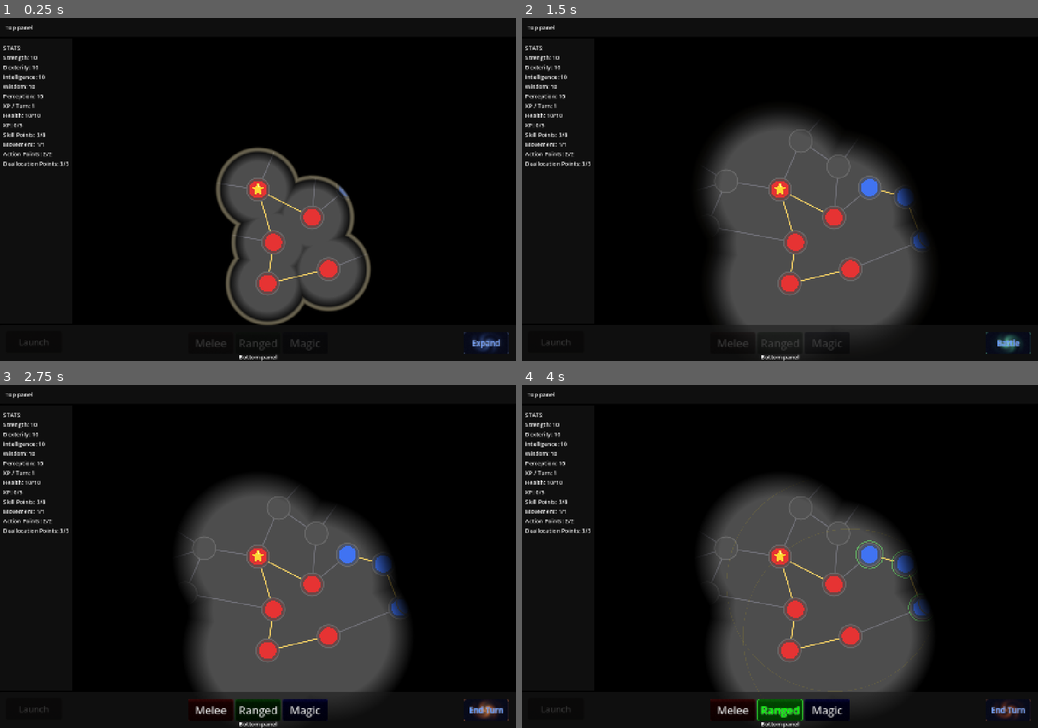
Above: before the commit, frames 1-4 (two rows, left to right).
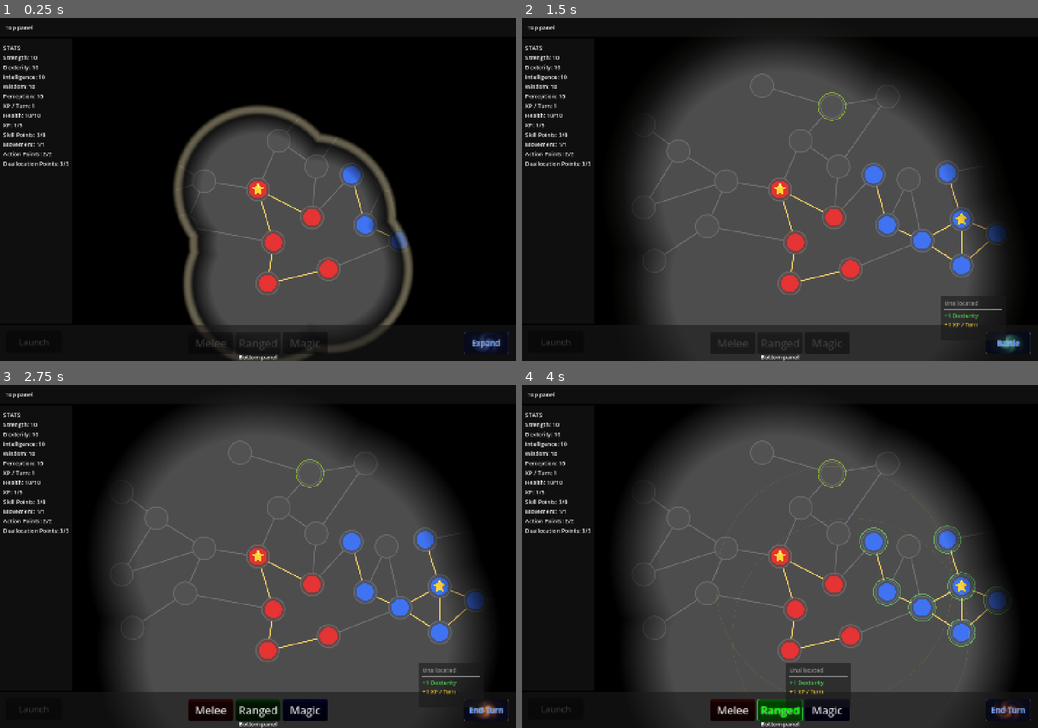
Above: after the commit, the same moments.

Repository: Koaieus/skill-tree-of-life
Game: Godot game, scene res://scenes/dev_sandbox.tscn
Same seed, same stepped clock (60 frames per second), same inputs: the game is played once before the commit and once after it.
Inputs (mouse positions are in pixels of both pictures, inside the frame that each line leads up to):
- Up to frame 1 (0.25 s): no input
- Up to frame 2 (1.5 s): tap Enter at 0.5 s; drag from (780, 189) to (831, 107) at 0.52 s; click "Expand" at 1.25 s
- Up to frame 3 (2.75 s): click "Battle" at 2 s
- Up to frame 4 (4 s): click "Melee" at 2.75 s; click "Ranged" at 3.5 s

The runs differ from the first frame. In frame 1, 16% of the frame differs, in the area x 2-81%, y 25-100%; in frame 2, 35%; in frame 3, 36%; in frame 4, 38%, in the area x 2-95%, y 5-100%.

Commit message:
fix(stats,entity): unbreak modifier loads and turn-manager discovery
Two bugs that together masked xp_per_turn upkeep on every entity:

- StatModifierDef.value setter was inverted (`if v == value` only assigned
  when there was no change), so every .tres-loaded modifier silently stayed
  at 0. Vision/HP/XP node mods all no-op'd.
- Entity._find_turn_manager walked ancestor `get_children()`, but
  TurnManager lives at Graph/Systems/TurnManager — never a direct child of
  an Entity ancestor. `turn_started` was never connected, so XP/AP/DP
  upkeep never fired. TurnManager now joins group `"turn_manager"` in
  `_enter_tree`; Entity discovers via group lookup, depth-independent.

Also: document PoolStatDef.deduct_old_max (XP-style vs HP-style growth),
drop a stray `# grow` comment, and note discovery in the turn-manager rule.

Co-Authored-By: Claude Opus 4.7 <noreply@anthropic.com>

Diff:
--- a/entity/default_entity_board.tres
+++ b/entity/default_entity_board.tres
@@ -206,7 +206,7 @@
 resource_name = "vision_range"
 script = ExtResource("2_scalar")
 definition = ExtResource("def_vision_range")
-base_value = 300.0
+base_value = 400.0
 
 [sub_resource type="Resource" id="scalar_wisdom"]
 resource_name = "wisdom"
--- a/entity/entity.gd
+++ b/entity/entity.gd
@@ -102,10 +102,13 @@
 func _on_xp_replenished() -> void:
 	if stat_board == null or stat_board.xp == null:
 		return
-	var xp_pool := stat_board.xp
-	var old_max := int(xp_pool.value)
-	xp_pool.grow()
-	xp_pool.set_current(max(0.0, xp_pool.current - float(old_max)))
+	#var xp_pool := stat_board.xp
+	#var old_max := int(xp_pool.value)
+
+	## growth hooking moved to poolstat.. good idea?
+	#xp_pool.grow()
+	## deducting old max also no longer needed, part of pool stat config, .. good idea right?
+	#xp_pool.set_current(max(0.0, xp_pool.current - float(old_max)))
 
 	if stat_board.skill_points != null:
 		stat_board.skill_points.grant(1)
@@ -114,14 +117,12 @@
 	leveled_up.emit(level)
 
 
+## Group lookup beats a tree walk because TurnManager lives at
+## `Graph/Systems/TurnManager` — not a direct child of any Entity ancestor,
+## so a get_children() walk-up always missed it. TurnManager joins its group
+## in `_enter_tree`, which fires before any spawned entity's _ready.
 func _find_turn_manager() -> TurnManager:
-	var n: Node = self
-	while n != null:
-		for c in n.get_children():
-			if c is TurnManager:
-				return c as TurnManager
-		n = n.get_parent()
-	return null
+	return get_tree().get_first_node_in_group(TurnManager.GROUP) as TurnManager
 
 
 func _find_graph() -> Graph:
--- a/entity/modifiers/per_to_vision_range.tres
+++ b/entity/modifiers/per_to_vision_range.tres
@@ -1,7 +1,7 @@
-[gd_resource type="Resource" script_class="DerivedModifierDef" load_steps=3 format=3]
+[gd_resource type="Resource" script_class="DerivedModifierDef" format=3 uid="uid://cpq1g1frjdqel"]
 
-[ext_resource type="Script" path="res://stats_system/derived_modifier_def.gd" id="1_derived"]
-[ext_resource type="Script" path="res://stats_system/formulas/linear_formula.gd" id="2_linear"]
+[ext_resource type="Script" uid="uid://ix51i0mr6n8v" path="res://stats_system/derived_modifier_def.gd" id="1_derived"]
+[ext_resource type="Script" uid="uid://bp3s3wrx2o27j" path="res://stats_system/formulas/linear_formula.gd" id="2_linear"]
 
 [sub_resource type="Resource" id="formula_1"]
 script = ExtResource("2_linear")
@@ -10,7 +10,6 @@
 
 [resource]
 script = ExtResource("1_derived")
+formula = SubResource("formula_1")
 stat_id = &"vision_range"
 operation = 1
-formula = SubResource("formula_1")
-value = 0.0
--- a/scenes/dev_sandbox.tscn
+++ b/scenes/dev_sandbox.tscn
@@ -34,8 +34,9 @@
 [ext_resource type="Script" uid="uid://cioeeste4m3t0" path="res://stats_system/skill_point_stat.gd" id="27_4oa4u"]
 [ext_resource type="Resource" path="res://stats_system/defs/strength.tres" id="28_3dypl"]
 [ext_resource type="Resource" path="res://stats_system/defs/vision_range.tres" id="29_d7bkb"]
+[ext_resource type="Resource" path="res://stats_system/defs/range.tres" id="29_sdhs6"]
 [ext_resource type="Resource" path="res://stats_system/defs/wisdom.tres" id="30_jc1be"]
-[ext_resource type="Resource" path="res://stats_system/defs/xp.tres" id="31_54w3d"]
+[ext_resource type="Resource" uid="uid://b04rych6tmpxr" path="res://stats_system/defs/xp.tres" id="31_54w3d"]
 [ext_resource type="Resource" path="res://stats_system/defs/xp_per_turn.tres" id="32_v0kkn"]
 [ext_resource type="Resource" path="res://stats_system/defs/wound_heal_per_turn.tres" id="33_woundheal"]
 [ext_resource type="Resource" path="res://stats_system/defs/blade_size.tres" id="36_vybhe"]
@@ -149,6 +150,16 @@
 formula = SubResource("formula_str_to_blade_size")
 stat_id = &"blade_size"
 
+[sub_resource type="Resource" id="formula_dex_to_range"]
+script = ExtResource("16_8r5xj")
+source_stat_id = &"dexterity"
+
+[sub_resource type="Resource" id="mod_dex_to_range"]
+script = ExtResource("17_k8amt")
+formula = SubResource("formula_dex_to_range")
+stat_id = &"range"
+operation = 1
+
 [sub_resource type="Resource" id="pool_mana"]
 resource_name = "mana"
 script = ExtResource("8_umwfs")
@@ -179,6 +190,12 @@
 script = ExtResource("11_uulnk")
 definition = ExtResource("23_owpne")
 base_value = 10.0
+
+[sub_resource type="Resource" id="scalar_range"]
+resource_name = "range"
+script = ExtResource("11_uulnk")
+definition = ExtResource("29_sdhs6")
+base_value = 300.0
 
 [sub_resource type="Resource" id="scalar_sensor_range"]
 resource_name = "sensor_range"
@@ -203,7 +220,7 @@
 resource_name = "vision_range"
 script = ExtResource("11_uulnk")
 definition = ExtResource("29_d7bkb")
-base_value = 200.0
+base_value = 400.0
 
 [sub_resource type="Resource" id="scalar_wisdom"]
 resource_name = "wisdom"
@@ -248,10 +265,11 @@
 initiative_speed = SubResource("scalar_initiative_speed")
 vision_range = SubResource("scalar_vision_range")
 sensor_range = SubResource("scalar_sensor_range")
+range = SubResource("scalar_range")
 mana = SubResource("pool_mana")
 mana_per_turn = SubResource("scalar_mana_per_turn")
 blade_size = SubResource("scalar_blade_size")
-intrinsic_modifiers = Array[ExtResource("2_mod")]([SubResource("mod_per_to_vision"), SubResource("mod_int_to_mana"), SubResource("mod_int_to_mana_pt"), SubResource("mod_wis_to_xp_pt"), SubResource("mod_dex_to_sensor"), SubResource("mod_str_to_blade_size")])
+intrinsic_modifiers = Array[ExtResource("2_mod")]([SubResource("mod_per_to_vision"), SubResource("mod_int_to_mana"), SubResource("mod_int_to_mana_pt"), SubResource("mod_wis_to_xp_pt"), SubResource("mod_dex_to_sensor"), SubResource("mod_str_to_blade_size"), SubResource("mod_dex_to_range")])
 
 [sub_resource type="Resource" id="Resource_ubc5n"]
 resource_name = "action_points"
@@ -834,11 +852,10 @@
 
 [node name="Up_Out" parent="Graph/Nodes" unique_id=1748015269 instance=ExtResource("9_skill")]
 position = Vector2(145, -232)
-input_pickable = false
 modifiers = Array[ExtResource("2_mod")]([SubResource("mod_dex_1"), SubResource("mod_xp_1")])
 
 [node name="Right_Out" parent="Graph/Nodes" unique_id=1524370075 node_paths=PackedStringArray("owned_by") instance=ExtResource("9_skill")]
-position = Vector2(250, -5)
+position = Vector2(261, -41)
 owned_by = NodePath("../../Entities/Enemy")
 modifiers = Array[ExtResource("2_mod")]([SubResource("mod_str_1"), SubResource("mod_xp_2")])
 
@@ -849,17 +866,14 @@
 
 [node name="Left_Out" parent="Graph/Nodes" unique_id=8800202 instance=ExtResource("9_skill")]
 position = Vector2(-283, -107)
-input_pickable = false
 modifiers = Array[ExtResource("2_mod")]([SubResource("mod_per_2")])
 
 [node name="SW" parent="Graph/Nodes" unique_id=8800203 instance=ExtResource("9_skill")]
 position = Vector2(-203, 103)
-input_pickable = false
 modifiers = Array[ExtResource("2_mod")]([SubResource("mod_int_2")])
 
 [node name="Bridge_E" parent="Graph/Nodes" unique_id=8800204 node_paths=PackedStringArray("owned_by") instance=ExtResource("9_skill")]
-position = Vector2(350, 21)
-input_pickable = false
+position = Vector2(299, 99)
 owned_by = NodePath("../../Entities/Enemy")
 modifiers = Array[ExtResource("2_mod")]([SubResource("mod_dex_1")])
 
@@ -870,12 +884,10 @@
 
 [node name="Enemy_Core" parent="Graph/Nodes" unique_id=8800206 node_paths=PackedStringArray("owned_by") instance=ExtResource("9_skill")]
 position = Vector2(507, 83)
-input_pickable = false
 owned_by = NodePath("../../Entities/Enemy")
 
 [node name="Enemy_N" parent="Graph/Nodes" unique_id=8800207 node_paths=PackedStringArray("owned_by") instance=ExtResource("9_skill")]
 position = Vector2(467, -47)
-input_pickable = false
 owned_by = NodePath("../../Entities/Enemy")
 
 [node name="Enemy_E" parent="Graph/Nodes" unique_id=8800208 node_paths=PackedStringArray("owned_by") instance=ExtResource("9_skill")]
@@ -885,22 +897,18 @@
 
 [node name="Enemy_S" parent="Graph/Nodes" unique_id=8800209 node_paths=PackedStringArray("owned_by") instance=ExtResource("9_skill")]
 position = Vector2(507, 213)
-input_pickable = false
 owned_by = NodePath("../../Entities/Enemy")
 
 [node name="Enemy_W" parent="Graph/Nodes" unique_id=8800210 node_paths=PackedStringArray("owned_by") instance=ExtResource("9_skill")]
 position = Vector2(397, 143)
-input_pickable = false
 owned_by = NodePath("../../Entities/Enemy")
 
 [node name="Watchtower" parent="Graph/Nodes" unique_id=9000001 instance=ExtResource("9_skill")]
 position = Vector2(300, -260)
-input_pickable = false
 modifiers = Array[ExtResource("2_mod")]([SubResource("mod_vision_100"), SubResource("mod_hp_3")])
 
 [node name="Juggler" parent="Graph/Nodes" unique_id=9000002 instance=ExtResource("9_skill")]
 position = Vector2(-50, -290)
-input_pickable = false
 modifiers = Array[ExtResource("2_mod")]([SubResource("mod_dex_3")])
 
 [node name="Spyglass" parent="Graph/Nodes" unique_id=9000003 instance=ExtResource("9_skill")]
@@ -910,17 +918,14 @@
 
 [node name="Library" parent="Graph/Nodes" unique_id=9000004 instance=ExtResource("9_skill")]
 position = Vector2(-380, 50)
-input_pickable = false
 modifiers = Array[ExtResource("2_mod")]([SubResource("mod_int_3"), SubResource("mod_wis_2")])
 
 [node name="Forge" parent="Graph/Nodes" unique_id=9000005 instance=ExtResource("9_skill")]
 position = Vector2(-350, 200)
-input_pickable = false
 modifiers = Array[ExtResource("2_mod")]([SubResource("mod_str_1"), SubResource("mod_hp_3")])
 
 [node name="Crossroads" parent="Graph/Nodes" unique_id=9000006 instance=ExtResource("9_skill")]
-position = Vector2(420, 130)
-input_pickable = false
+position = Vector2(359, -28)
 modifiers = Array[ExtResource("2_mod")]([SubResource("mod_xp_1"), SubResource("mod_mp_1")])
 
 [node name="Enemy_Tower" parent="Graph/Nodes" unique_id=9000007 instance=ExtResource("9_skill")]
--- a/stats_system/defs/xp.tres
+++ b/stats_system/defs/xp.tres
@@ -1,20 +1,15 @@
-[gd_resource type="Resource" script_class="PoolStatDef" load_steps=2 format=3]
+[gd_resource type="Resource" script_class="PoolStatDef" format=3 uid="uid://b04rych6tmpxr"]
 
 [ext_resource type="Script" uid="uid://tpd28s10cxxv" path="res://stats_system/pool_stat_def.gd" id="1_pool_stat_def"]
 
 [resource]
 script = ExtResource("1_pool_stat_def")
+heal_on_max_increase = false
+is_growable = true
+growth_flat = 5
 id = &"xp"
 display_name = "XP"
 description = "Experience pool toward the next level. Fills via xp_per_turn (and quests/kills later); fires Entity.leveled_up when full. Max grows on level-up via the growth formula."
-value_type = 0
-default_value = 0.0
 display_order = 21
 display_type = 1
 tint_color = Color(0.95, 0.8, 0.2, 1)
-min_value = 0
-is_growable = true
-heal_on_max_increase = false
-can_overflow = false
-growth_flat = 5
-growth_factor = 1.0
--- a/stats_system/pool_stat.gd
+++ b/stats_system/pool_stat.gd
@@ -18,6 +18,9 @@
 
 @export var current: float = 0.0
 
+
+var pool_definition: PoolStatDef:
+	get(): return definition as PoolStatDef
 
 func _init() -> void:
 	super()
@@ -42,6 +45,8 @@
 	if current <= floor_v:
 		depleted.emit()
 	elif was_below_cap and current >= cap:
+		if pool_definition.is_growable and cap > 0:
+			grow()
 		replenished.emit()
 
 
@@ -67,6 +72,8 @@
 	var old_max := int(get_value())
 	var new_max := roundi(float(old_max) * def.growth_factor + float(def.growth_flat))
 	var delta := new_max - old_max
+	if pool_definition.deduct_old_max:
+		deplete(old_max)
 	if delta == 0:
 		return 0
 	base_value += float(delta)
@@ -99,11 +106,11 @@
 		return
 	if current > new_max:
 		set_current(new_max)
-	elif (definition is PoolStatDef) and (definition as PoolStatDef).heal_on_max_increase:
+	elif pool_definition is PoolStatDef and pool_definition.heal_on_max_increase:
 		set_current(current + (new_max - old_max))
 
 
 func _min_value() -> int:
 	if definition is PoolStatDef:
-		return (definition as PoolStatDef).min_value
+		return pool_definition.min_value
 	return 0
--- a/stats_system/pool_stat_def.gd
+++ b/stats_system/pool_stat_def.gd
@@ -7,13 +7,20 @@
 ## is the separate ephemeral game state.
 
 @export var min_value: int = 0
+@export var heal_on_max_increase: bool = true
+
+
+@export_group('Growth')
+
+## If on: PoolStat calls `grow()` when `replenished`, using formula below
 @export var is_growable: bool = false
-@export var heal_on_max_increase: bool = true
-@export var can_overflow: bool = false
-
 ## Growth formula (`PoolStat.grow()`):
 ##   new_max = round(old_max * growth_factor + growth_flat)
 ## Defaults to a no-op (factor 1, flat 0). Flat alone gives linear growth
 ## (XP: +5 per level); factor > 1 gives mild exponential curves.
 @export var growth_flat: int = 0
 @export var growth_factor: float = 1.0
+## If on, `grow()` subtracts the previous max from `current` after bumping the
+## cap — XP-style: pool resets toward 0 for the next level. Off = HP-style:
+## cap grows, current stays put (the pool effectively heals).
+@export var deduct_old_max: bool = true
--- a/stats_system/stat_modifier_def.gd
+++ b/stats_system/stat_modifier_def.gd
@@ -5,6 +5,13 @@
 ## The designer-loop atom: pick a stat (by id), pick an op, enter a value.
 ## Sits on a SkillNode's `modifiers: Array[StatModifierDef]`. Stat applies it
 ## via the pipeline below.
+##
+## TODO:	If this is the runtime carrier for stat modifiers, then I propose renaming this
+##			`StatModifier` (losing the `-Def`)
+## TODO: 	Wire `changed` signal to stats boards or their bins — a change e.g. of modifier value
+##			should dirty the stat. Currently emitting `changed`, could also opt for making our
+##			own signal just for the value? Or to lift up the source_value_changed signal
+##			from DerivedStatModifierDef (which we should also lose the -Def of_
 ##
 ## Pipeline (see Stat.get_value):
 ##   SET (if present) returns immediately — highest `priority` wins,
@@ -40,9 +47,15 @@
 	SET,
 }
 
+
 @export var stat_id: StringName = &""
 @export var operation: Operation = Operation.ADD_BASE
-@export var value: float = 0.0
+@export var value: float = 0.0:
+	set(v):
+		if v == value:
+			return
+		value = v
+		emit_changed()
 ## Tie-breaker — currently only consulted for SET (the only op where
 ## composition order matters). Higher wins.
 @export var priority: int = 0
--- a/systems/turn_manager.gd
+++ b/systems/turn_manager.gd
@@ -27,6 +27,15 @@
 ## The phase that `current_entity` is currently in. Meaningless if
 ## `current_entity == null`.
 var current_phase: Phase = Phase.CONTRACT
+
+
+## Group used by Entity to discover the level's TurnManager without coupling
+## to scene-tree depth. Single instance per level.
+const GROUP := &"turn_manager"
+
+
+func _enter_tree() -> void:
+	add_to_group(GROUP)
 
 
 ## Hand the turn to `entity`. Phase resets to CONTRACT.
Not shown: 1 places in entity/default_entity_board.tres that only renumber resources
Not shown, changed: .claude/rules/turn-manager.md
